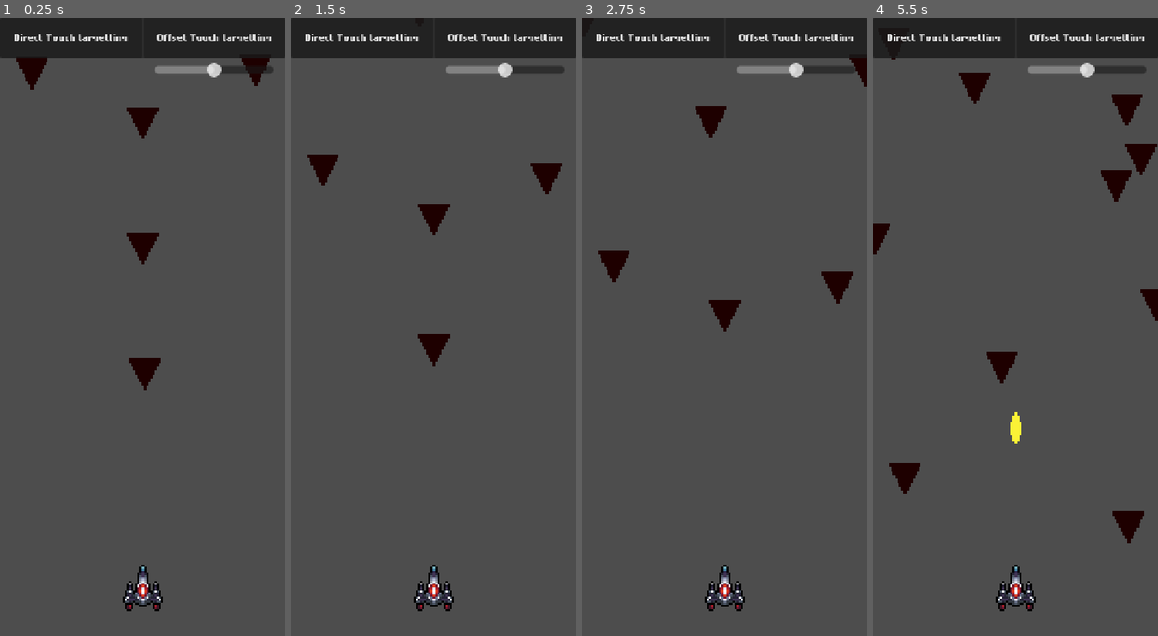
Above: before the commit, frames 1-4 (left to right).
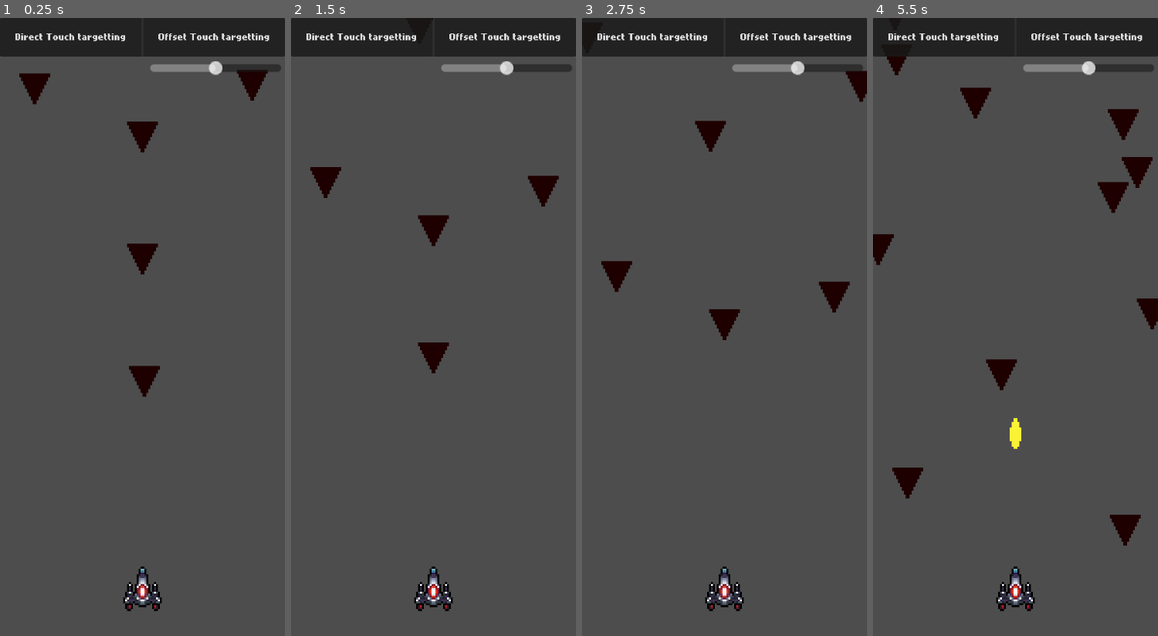
Above: after the commit, the same moments.

Repository: ilumiMATI/SpaceDefender2
Game: Godot game, scene res://scenes/game_root.tscn
Two runs of this game, one before a commit and one after it. Both use one fixed random seed, a clock stepped at 60 frames per second and the inputs below.
Inputs (mouse positions are in pixels of both pictures, inside the frame that each line leads up to):
- Up to frame 1 (0.25 s): no input
- Up to frame 2 (1.5 s): move the mouse to (496, 296) at 0.52 s; hold D (move_right) 0.53-1.25 s; tap Space (shoot) at 0.6 s; click (496, 296) at 0.67 s; drag from (376, 357) to (419, 450) at 1.27 s
- Up to frame 3 (2.75 s): move the mouse to (753, 191) at 2.02 s; hold D (move_right) from 2.03 s (still down); tap Space (shoot) at 2.1 s
- Up to frame 4 (5.5 s): release D (move_right) at 2.75 s; drag from (1001, 450) to (930, 234) at 2.77 s; move the mouse to (1101, 419) at 3.52 s; hold A (move_left) 3.53-4.25 s; tap Space (shoot) at 3.6, 5.1 s; drag from (930, 234) to (972, 172) at 4.27 s; move the mouse to (1029, 327) at 5.02 s; hold S (move_down) from 5.03 s (still down); click (1029, 327) at 5.17 s

The runs differ from the first frame. In frame 1, 3.2% of the frame differs, in the area x 0-100%, y 2-96%; in frame 2, 2.8%; in frame 3, 3.0%; in frame 4, 4.2%.

Commit message:
Changed movement to linear interpolation

Diff:
--- a/project.godot
+++ b/project.godot
@@ -18,9 +18,9 @@
 
 [display]
 
-window/size/viewport_width=576
-window/size/viewport_height=1248
-window/stretch/mode="canvas_items"
+window/size/viewport_width=592
+window/size/viewport_height=1284
+window/stretch/mode="viewport"
 window/stretch/aspect="expand"
 window/handheld/orientation=1
 
--- a/scripts/game_manager.gd
+++ b/scripts/game_manager.gd
@@ -38,17 +38,21 @@
 	pass
 
 func on_button_low_res_pressed():
-	print(str(720*0.8) + ":" + str(1280*0.8))
-	get_window().size = Vector2(720*0.8,1280*0.8)
+	print(str(720*0.5) + ":" + str(1280*0.5))
+	#get_viewport().size = Vector2(720*0.5,1280*0.5)
+	DisplayServer.window_set_size(Vector2i(720 * 0.8, 1280 * 0.8))
 
 func on_button_ar_16x9_pressed():
 	print("16:9")
-	get_window().size = Vector2(720,1280)
+	#get_viewport().size = Vector2(720,1280)
+	DisplayServer.window_set_size(Vector2i(720, 1280))
 
 func on_button_ar_19_5x9_pressed():
 	print("19.5:9")
-	get_window().size = Vector2(591,1280)
+	#get_viewport().size = Vector2(591,1280)
+	DisplayServer.window_set_size(Vector2i(592, 1280))
 
 func on_button_ar_20x9_pressed():
 	print("20:9")
-	get_window().size = Vector2(576,1280)
+	#get_viewport().size = Vector2(576,1280)
+	DisplayServer.window_set_size(Vector2i(576, 1280))
--- a/scripts/player.gd
+++ b/scripts/player.gd
@@ -35,20 +35,34 @@
 
 func _physics_process(delta):
 	match OS.get_name():
-		"Windows":
+		"Windows", "macOS":
 			var direction = Input.get_vector("move_left", "move_right", "move_up", "move_down")
 			if direction:
 				velocity = velocity.lerp(direction * SPEED, 10 * delta)
 			else:
 				velocity = velocity.lerp(Vector2.ZERO, 10 * delta)
 		"Android":
+			#if allow_movement: # Older movement
+				#if using_direct_touch:
+					#position = position.move_toward(finger_position + finger_direct_offset, SPEED * delta)
+				#else:
+					#position = position.move_toward(finger_pressed_position + finger_offset_scale * distance_to_finger + finger_offset, SPEED * delta)
+			#else:
+				#velocity = Vector2.ZERO
 			if allow_movement:
+				var direction: Vector2 = Vector2.ZERO
 				if using_direct_touch:
-					position = position.move_toward(finger_position + finger_direct_offset, SPEED * delta)
+					direction = finger_position + finger_direct_offset - position
 				else:
-					position = position.move_toward(finger_pressed_position + finger_offset_scale * distance_to_finger + finger_offset, SPEED * delta)
+					direction = finger_pressed_position + finger_offset_scale * distance_to_finger + finger_offset - position
+				if direction.length() > 1:
+					direction = direction.normalized()
+					velocity = velocity.lerp(direction * SPEED, 10 * delta)
+				else:
+					velocity = velocity.lerp(Vector2.ZERO, 50 * delta)
+
 			else:
-				velocity = Vector2.ZERO
+				velocity = velocity.lerp(Vector2.ZERO, 50 * delta)
 	move_and_slide()
 
 func _process(_delta):
@@ -56,7 +70,7 @@
 		print_debug("Laser shot")
 		shoot()
 
-func _input(event):
+func _input(event): # TODO: This needs a review
 	if event is InputEventScreenTouch:
 		if event.index == 1 and event.pressed:
 			shoot()
